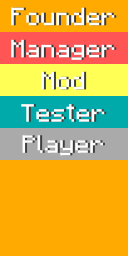
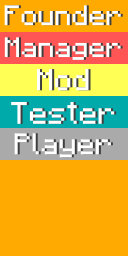
Before/after of a 128×256 layered artwork. What changed in the layer stack:
pixels changed over (4, 5, 123, 158) (layer not identified)
